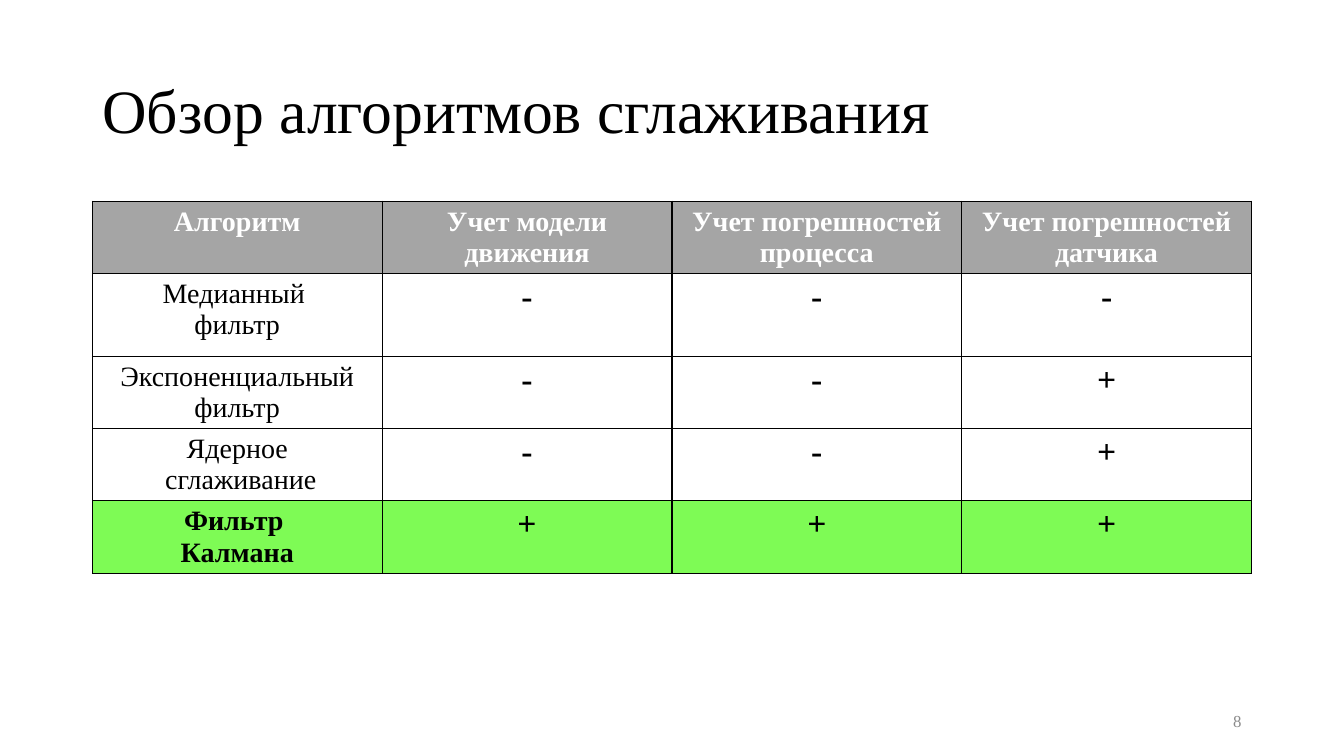
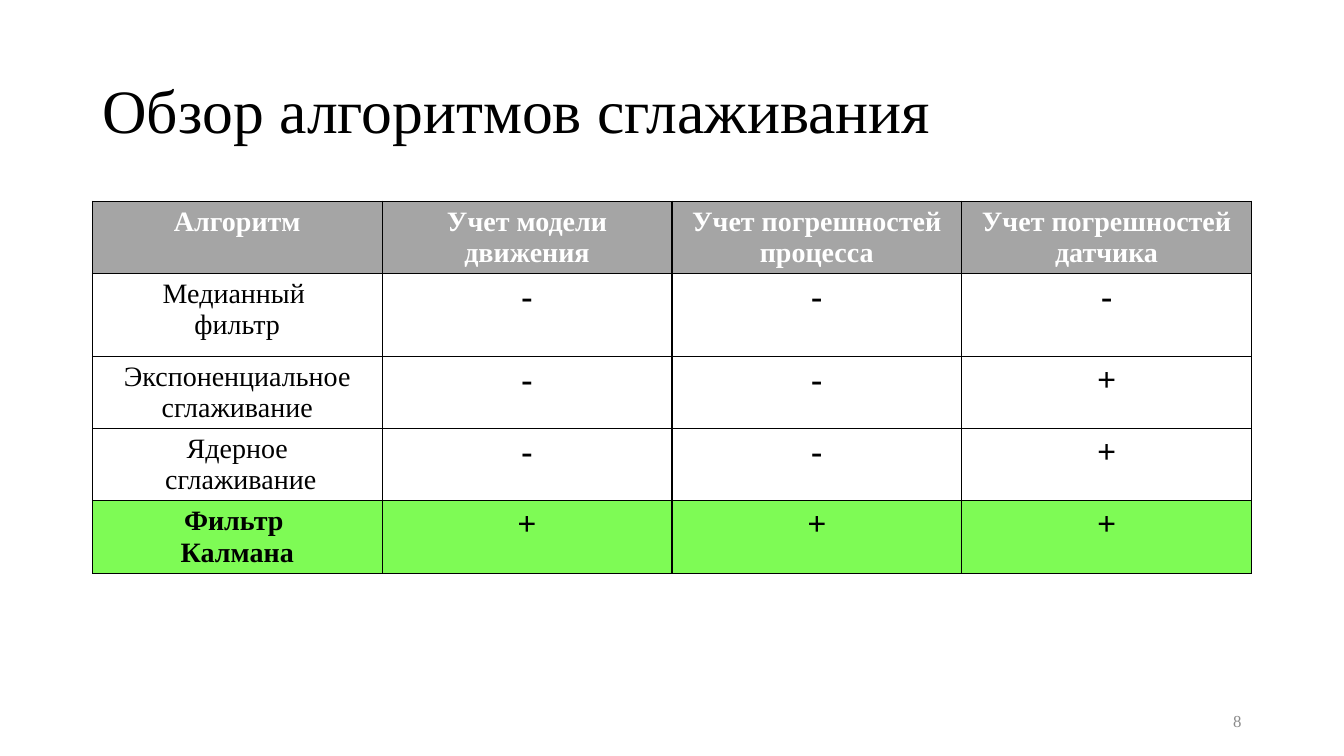
Before and after one commit to kaedvann/TrackFilter, a slide deck: slide 8 of docs/thesis/thesis.pptx. Drawn at 1344x756 pixels with LibreOffice and Linux fonts; fonts in the diff are those of the drawing. Boxes give left, top, right and bottom in pixels: in the first picture for what was removed or moved away, otherwise in the second. Text is boxed around its words. In the diff, an @@ line names an element or a change of style, - is before the commit and + after.

```diff
--- a/docs/thesis/thesis.pptx
+++ b/docs/thesis/thesis.pptx
@@ table at [93, 202, 1254, 594] @@
-row 3, column 1: Экспоненциальный фильтр
+row 3, column 1: Экспоненциальное сглаживание
```
Also in this commit, not shown: 13 other files.
